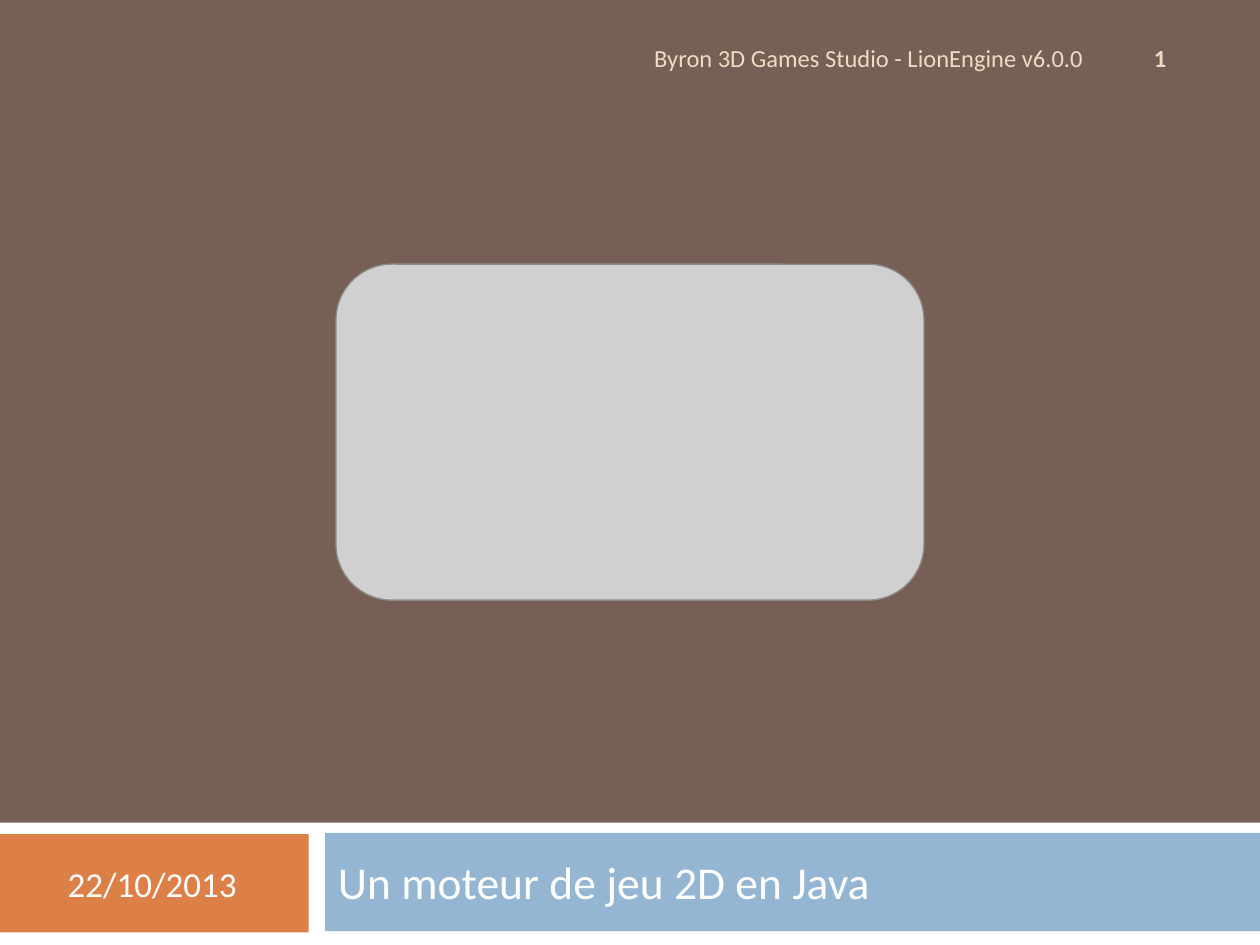
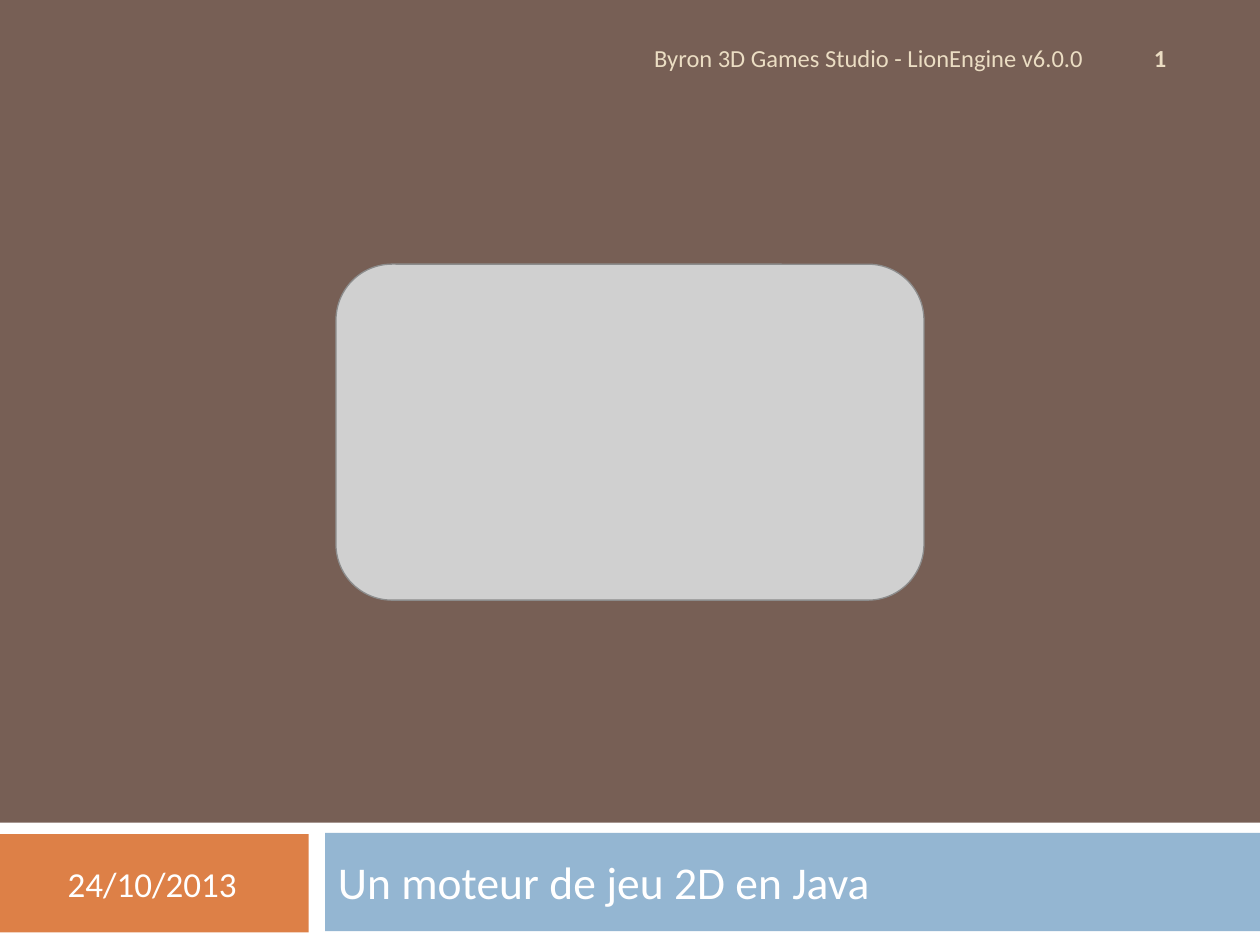
Before and after one commit to b3dgs/lionengine, a slide deck: slide 1 of doc/src/lionengine.pptx. Drawn at 1260x945 pixels with LibreOffice and Linux fonts; fonts in the diff are those of the drawing; grey boxes stand for pictures. Boxes give left, top, right and bottom in pixels: in the first picture for what was removed or moved away, otherwise in the second. Text is boxed around its words. In the diff, an @@ line names an element or a change of style, - is before the commit and + after.

```diff
--- a/doc/src/lionengine.pptx
+++ b/doc/src/lionengine.pptx
@@ text at bbox=[68, 872, 237, 899]: text changed @@
-22/10/2013
+24/10/2013
```
Also in this commit, not shown: 4 other slides changed, 4 other files.
